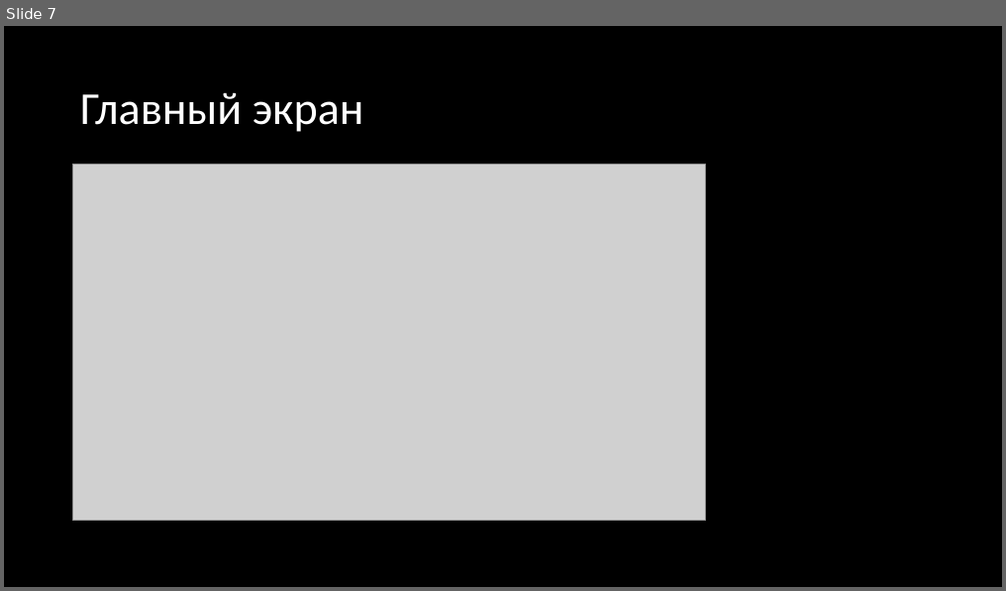
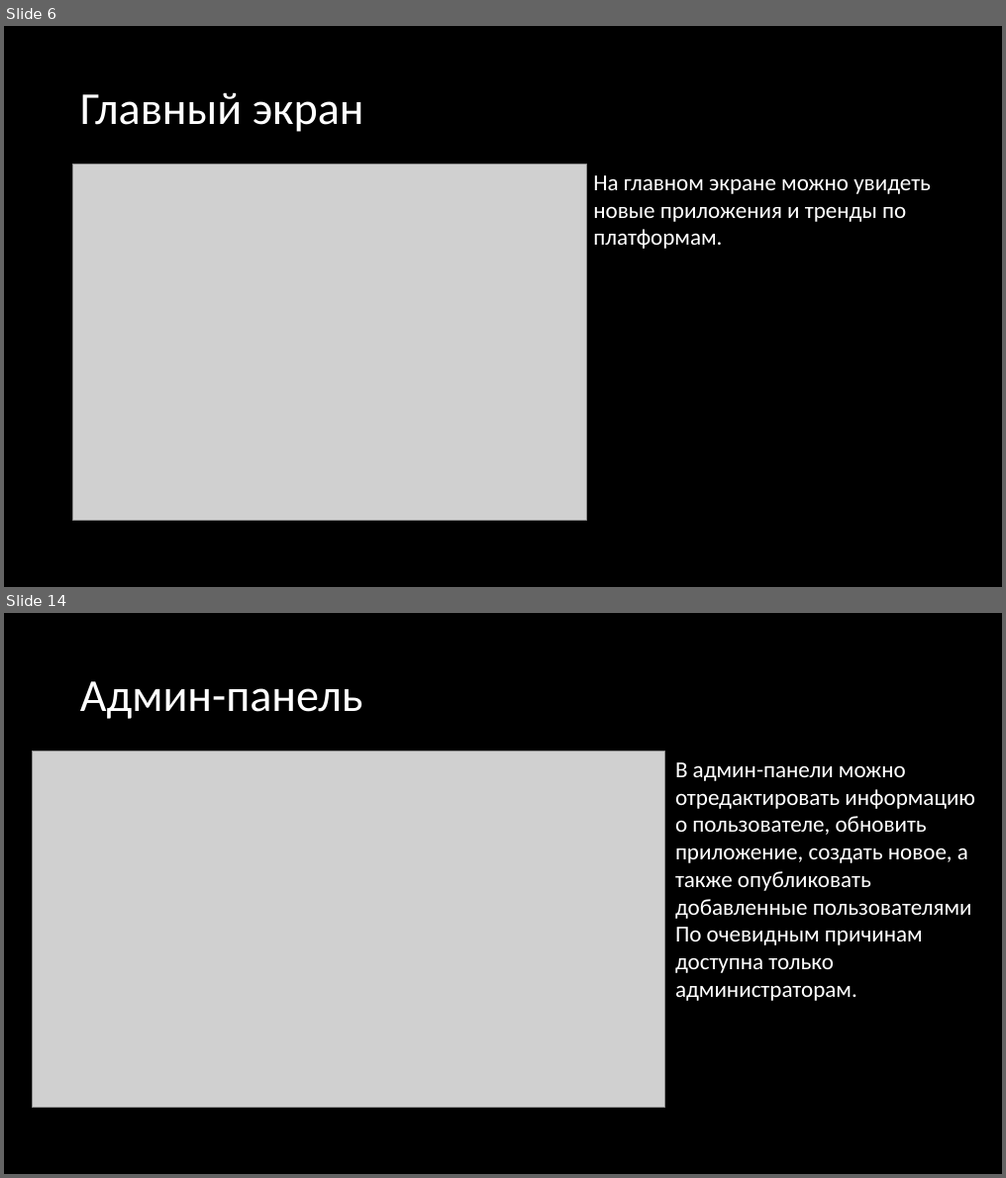
Before and after one commit to ultrasaks/bShop_web, a slide deck: проект.pptx. Shown one above the other, each under a label of ours: slide 7 before the commit, slides 6 and 14 after it; the slides between them are not shown. The pictures are 1006x591 and 1006x1178 pixels, drawn with LibreOffice and Linux fonts; fonts in the diff are those of the drawing; grey boxes stand for pictures. Boxes give left, top, right and bottom in pixels: in the first picture for what was removed or moved away, otherwise in the second. Text is boxed around its words. In the diff, an @@ line names an element or a change of style, - is before the commit and + after.

```diff
--- a/проект.pptx
+++ b/проект.pptx
@@ slide 14 added at <box>4,613,1002,1174</box>, background #000000 @@
@@ title added at <box>80,681,363,719</box>, 44 pt, text #FFFFFF @@
+Админ-панель
@@ picture added at <box>32,752,665,1108</box> @@
@@ text added at <box>675,762,975,1001</box>, 22 pt, text #FFFFFF @@
+В админ-панели можно отредактировать информацию о пользователе, обновить приложение, создать новое, а также опубликовать добавленные пользователями
+По очевидным причинам доступна только администраторам.
@@ what was slide 7 is now slide 6 @@
@@ slide 6 changed as well @@
@@ picture: place and size @@
-picture at <box>73,165,706,521</box>
+picture at <box>73,165,586,521</box>
@@ text added at <box>593,175,931,249</box>, 22 pt, text #FFFFFF @@
+На главном экране можно увидеть новые приложения и тренды по платформам.
```
Also in this commit, not shown: 5 other slides changed, 11 other slides added, 5 slides removed.
